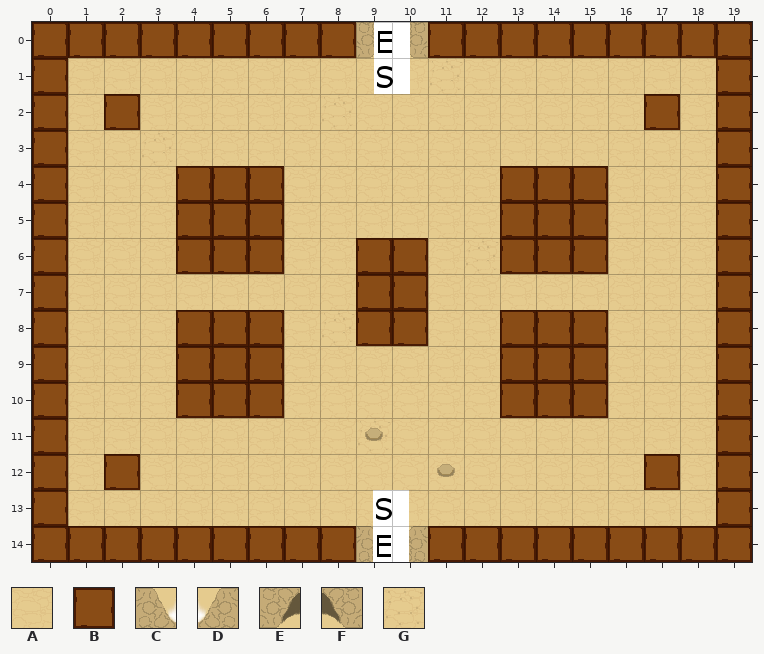
Tiled map: Assets/level1.tmx. The first picture shows the starting point.
Cells are 40x40 px. Shown: x 0..19, y 0..14.
Key: from "ancientTech": A 1 "floor1", B 2 "wall_block", C 4 "entrance_left", D 5 "entrance_right", E 7 "exit_left", F 8 "exit_right", G 10 "floor_spike_retracted".
_ is an empty cell.
Layer "Tile Layer 1" before, first column x 0:
 0 BBBBBBBBBEFBBBBBBBBB
 1 BAAAAAAAAAAGAAAAAAAB
 2 BABAAAAAGAAAAAAAABAB
 3 BAAGAAAAAAAAAAAAAAAB
 4 BAAABBBAAAAAABBBAAAB
 5 BAAABBBAAAAAABBBAAAB
 6 BAAABBBAABBAGBBBAAAB
 7 BAAAAAAAABBAAAAAAAAB
 8 BAAABBBAGBBAABBBAAAB
 9 BAAABBBAAAAAABBBAAAB
10 BAAABBBAAAAAABBBAAAB
11 BAAAAAAAAGAAAAAAAAAB
12 BABAAAAAAAAAAAAAABAB
13 BAAAAAAAAAAAAAAAAAAB
14 BBBBBBBBBCDBBBBBBBBB
Once edited:
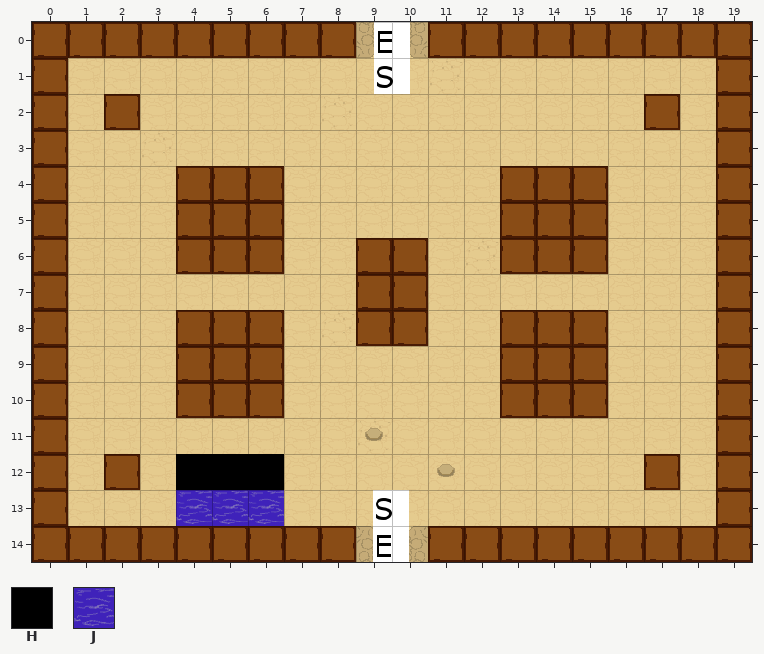
Further tiles: from "ancientTech": H 14 "hole", J 15 "water".
Log entry: Added hole/water assets and game logic.
The exact change:
Changed rows in their new state; . is an unchanged cell.
Layer "Tile Layer 1":
first column x 4:
12 HHH
13 JJJ
Changed places in both pictures, as pixel boxes (x1, y1, x2, y2):
changed: (176, 454, 284, 526)
